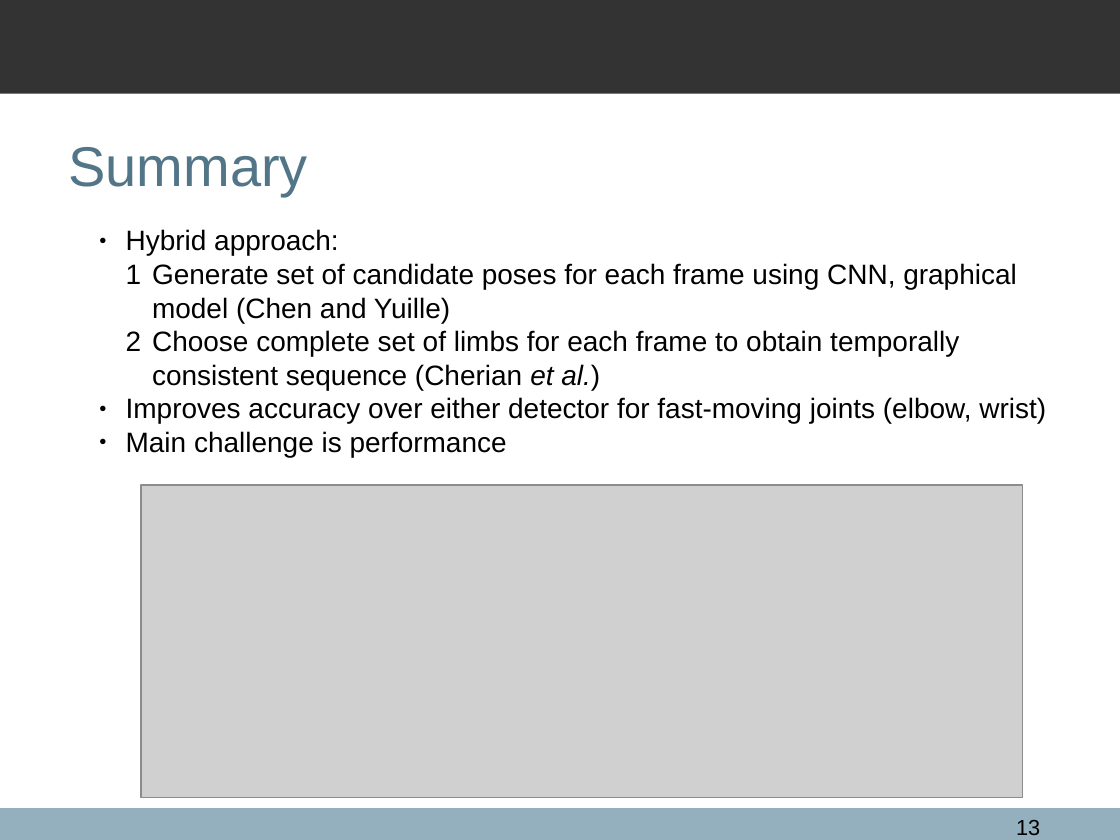
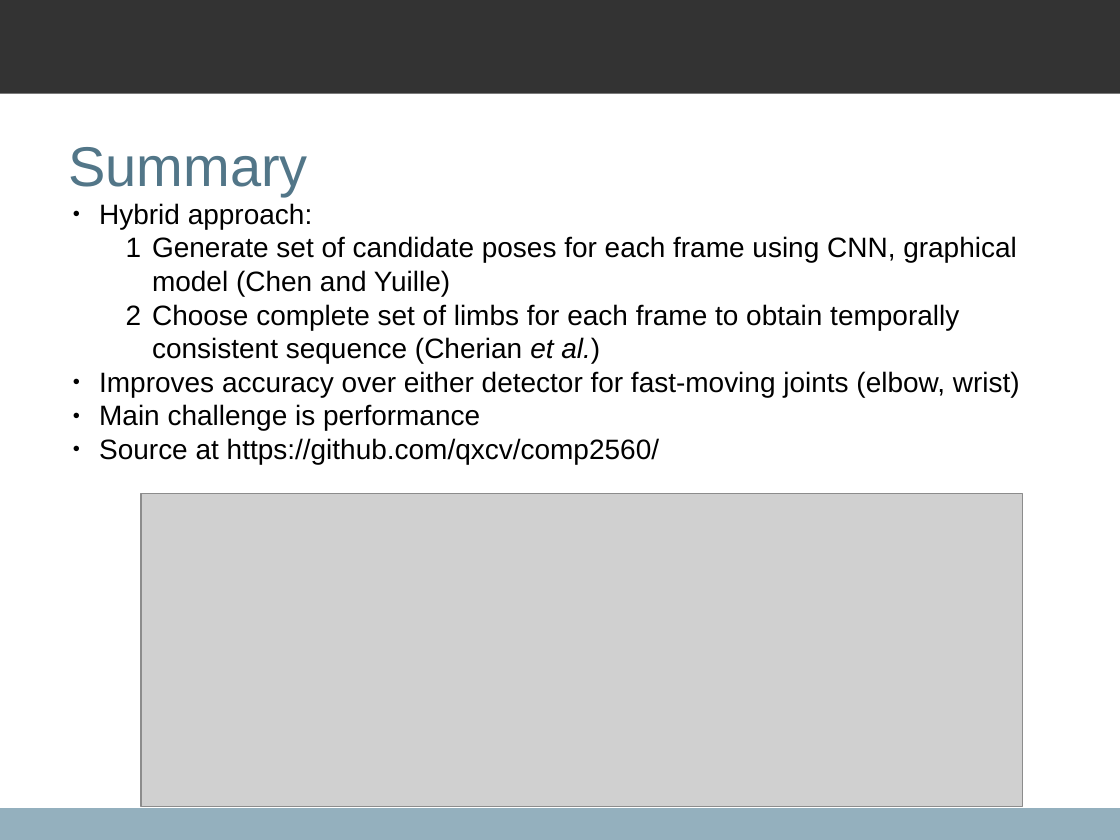
Before and after one commit to qxcv/comp2560, a slide deck: slide 13 of presentation/presentation.odp. Drawn at 1120x840 pixels with LibreOffice and Linux fonts; fonts in the diff are those of the drawing; grey boxes stand for pictures; background and template pictures are left out. Boxes give left, top, right and bottom in pixels: in the first picture for what was removed or moved away, otherwise in the second. Text is boxed around its words. In the diff, an @@ line names an element or a change of style, - is before the commit and + after.

Commit message:
Yet more tweaks

```diff
--- a/presentation/presentation.odp
+++ b/presentation/presentation.odp
@@ text "Hybrid approach:": place and size @@
-text "Hybrid approach:" at (126, 229, 1046, 457)
+text "Hybrid approach:" at (99, 203, 1020, 464)
@@ text at (99, 203, 1020, 431): list level 2 to 1 in "Hybrid approach:"; list level 2 to 1 in "Improves accuracy over either detector ..."; list level 2 to 1 in "Main challenge is performance" @@
@@ text at (99, 438, 659, 464): paragraph added @@
+● Source at https://github.com/qxcv/comp2560/
@@ picture: place and size @@
-picture at (141, 485, 1023, 797)
+picture at (141, 494, 1023, 806)
@@ page number removed at (1016, 820, 1040, 835) @@
-13
```
Also in this commit, not shown: 1 other slide changed.
